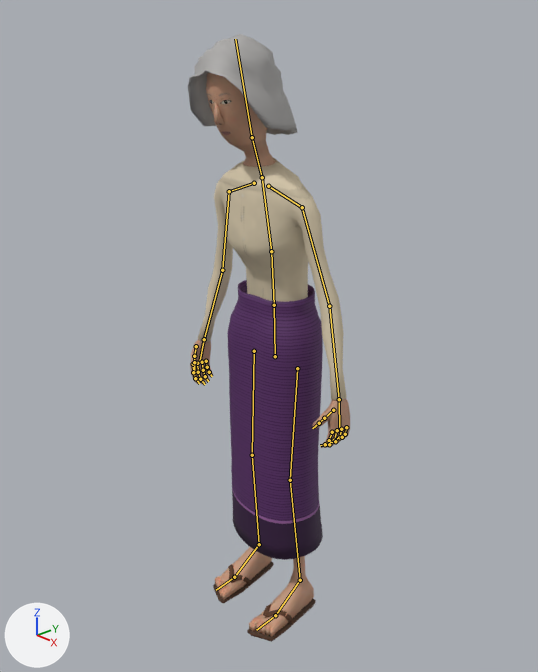
One commit to the Blender file assets/models/human_elder_female/human_elder_female_thin.blend: the scene before it, then after it.
Before and after are seen from a 50 mm camera at (1.342, -1.277, 1.592) aimed at (-0.005, -0.019, 0.828). The axes (+X, +Y, +Z) are drawn at lower left. The lights are the same throughout. The picture after the commit comes second. Both versions are drawn at frame 25 of the action 'idle'; the numbers are the values there. The bones that bend it are drawn over the model as lines.

The first picture shows 'Body', 'Cloth_blouse_sin', 'Cloth_blouse_sin_sandals', 'Cloth_blouse_sin_sin', 'Hair_curly_grey'.
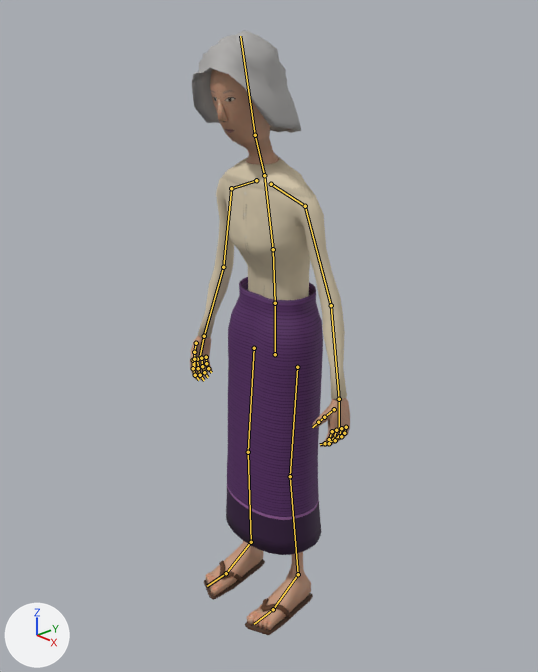
Boxes (x1, y1, x2, y2) around the edits, measured in the pictures (538 x 672 px):
'Cloth_blouse_sin_sin', posed
    before: (227, 280, 323, 560)
    after: (226, 277, 323, 555)
'Cloth_blouse_sin', posed
    before: (198, 158, 347, 400)
    after: (198, 155, 347, 399)
'Body', posed
    before: (190, 73, 350, 636)
    after: (190, 70, 350, 631)
'Hair_curly_grey', posed
    before: (188, 34, 298, 135)
    after: (192, 30, 301, 133)
'Cloth_blouse_sin_sandals', posed (6% shorter)
    before: (213, 561, 316, 642)
    after: (204, 559, 313, 635)
bone 'hips', root to tip
    before: (275, 356) to (274, 305)
    after: (275, 354) to (275, 303)
bone 'thigh.L', root to tip
    before: (297, 368) to (290, 480)
    after: (297, 367) to (290, 476)
bone 'shin.L', root to tip
    before: (290, 480) to (300, 580)
    after: (290, 476) to (298, 574)
bone 'thigh.R', root to tip
    before: (254, 351) to (252, 455)
    after: (254, 348) to (248, 452)

The change in detail:
Bone 'hips' (bone_hips) moves from (0.0, -0.007, 0.0) to (0.0, 0.0, 0.0).
Bone 'hips' (bone_hips) turns from (0, 0, 2) to (0, 0, 0) degrees about its own x, y and z.
Bone 'thigh.L' (bone_thigh_l) turns from (4, 0, 2) to (2, 0, 2) degrees about its own x, y and z.
Bone 'shin.L' (bone_shin_l) turns from (-5, 0, 0) to (-3, 0, 0) degrees about its own x, y and z.
Bone 'thigh.R' (bone_thigh_r) turns from (0, 0, -2) to (2, 0, -2) degrees about its own x, y and z.
